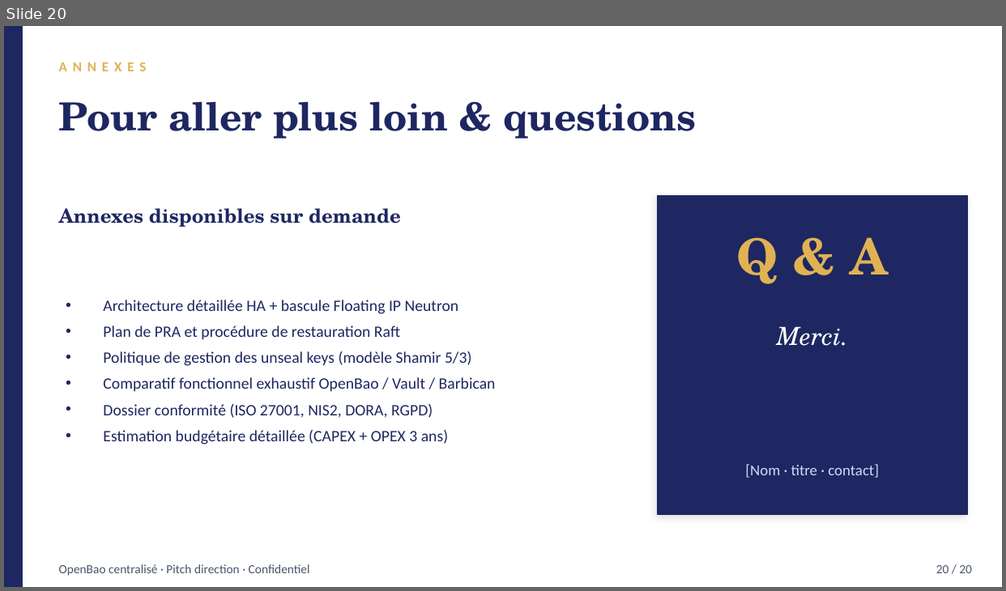
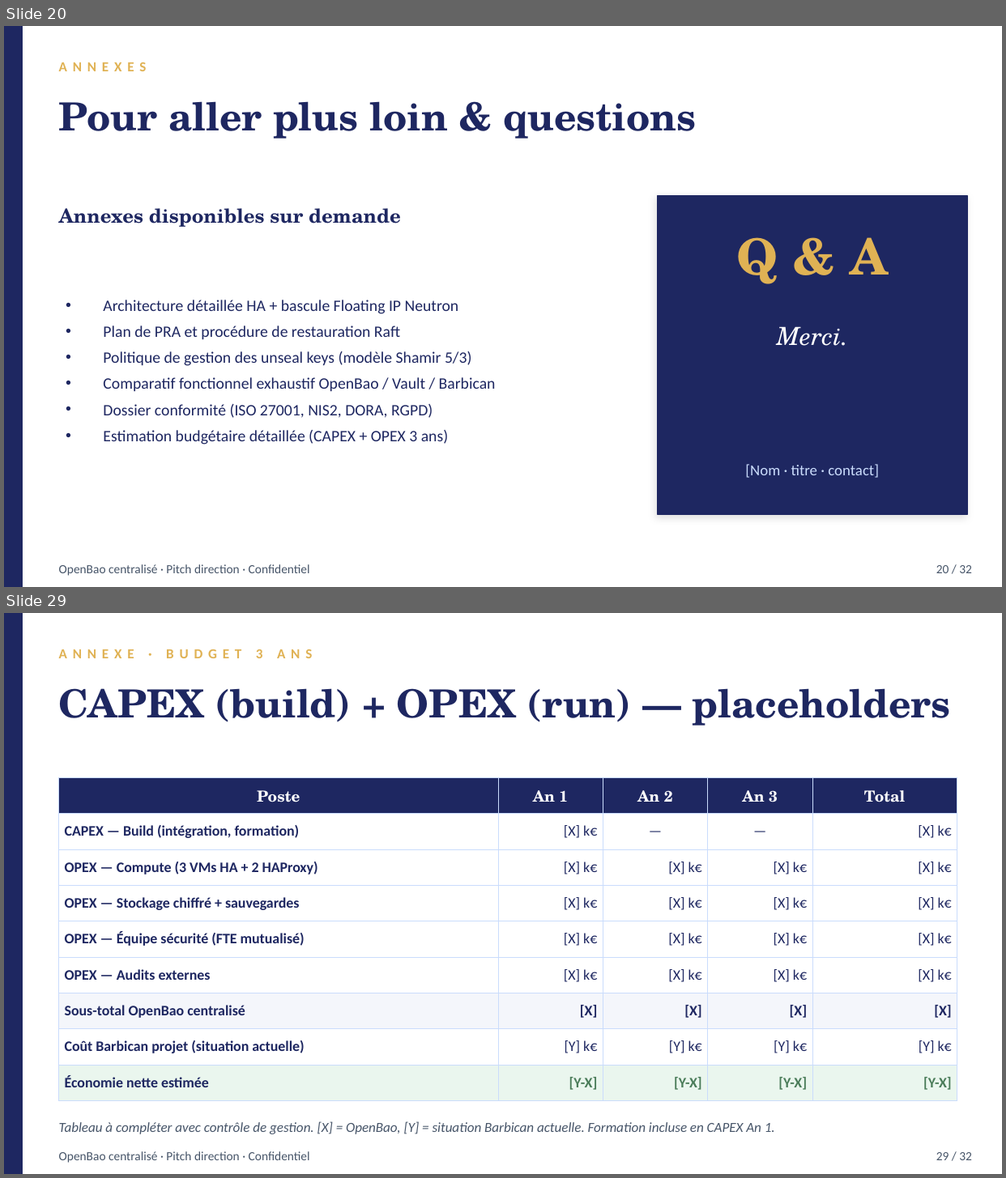
Before and after one commit to massinissa-boutrig/OpenBao, a slide deck: OpenBao-vs-Barbican.pptx. Shown one above the other, each under a label of ours: slide 20 before the commit, slides 20 and 29 after it; the slides between them are not shown. The pictures are 1006x591 and 1006x1178 pixels, drawn with LibreOffice and Linux fonts; fonts in the diff are those of the drawing. Boxes give left, top, right and bottom in pixels: in the first picture for what was removed or moved away, otherwise in the second. Text is boxed around its words. In the diff, an @@ line names an element or a change of style, - is before the commit and + after.

```diff
--- a/OpenBao-vs-Barbican.pptx
+++ b/OpenBao-vs-Barbican.pptx
@@ slide 29 added at (4, 613, 1002, 1174), background #FFFFFF @@
@@ rectangle added at (4, 613, 22, 1174), fill #1E2761, outline #1E2761 1 pt @@
@@ text added at (59, 649, 312, 658), 10 pt, text #E0B254, bold @@
+ANNEXE · BUDGET 3 ANS
@@ text added at (59, 688, 951, 726), 28 pt, text #1E2761, bold @@
+CAPEX (build) + OPEX (run) — placeholders
@@ table added at (59, 777, 957, 1107), 9 rows, 5 columns @@
+Poste | An 1 | An 2 | An 3 | Total
+CAPEX — Build (intégration, formation) | [X] k€ | — | — | [X] k€
+OPEX — Compute (3 VMs HA + 2 HAProxy) | [X] k€ | [X] k€ | [X] k€ | [X] k€
+OPEX — Stockage chiffré + sauvegardes | [X] k€ | [X] k€ | [X] k€ | [X] k€
+OPEX — Équipe sécurité (FTE mutualisé) | [X] k€ | [X] k€ | [X] k€ | [X] k€
+OPEX — Audits externes | [X] k€ | [X] k€ | [X] k€ | [X] k€
+Sous-total OpenBao centralisé | [X] | [X] | [X] | [X]
+Coût Barbican projet (situation actuelle) | [Y] k€ | [Y] k€ | [Y] k€ | [Y] k€
+Économie nette estimée | [Y-X] | [Y-X] | [Y-X] | [Y-X]
@@ text added at (59, 1122, 775, 1135), 10 pt, text #475569, italic @@
+Tableau à compléter avec contrôle de gestion. [X] = OpenBao, [Y] = situation Barbican actuelle. Formation incluse en CAPEX An 1.
@@ text added at (59, 1152, 310, 1163), 9 pt, text #475569 @@
+OpenBao centralisé · Pitch direction · Confidentiel
@@ text added at (936, 1152, 972, 1161), 9 pt, text #475569 @@
+29 / 32
@@ slide 20 changed as well @@
@@ text at (936, 565, 972, 574): text changed @@
-20 / 20
+20 / 32
```
Also in this commit, not shown: 18 other slides changed, 11 other slides added.
